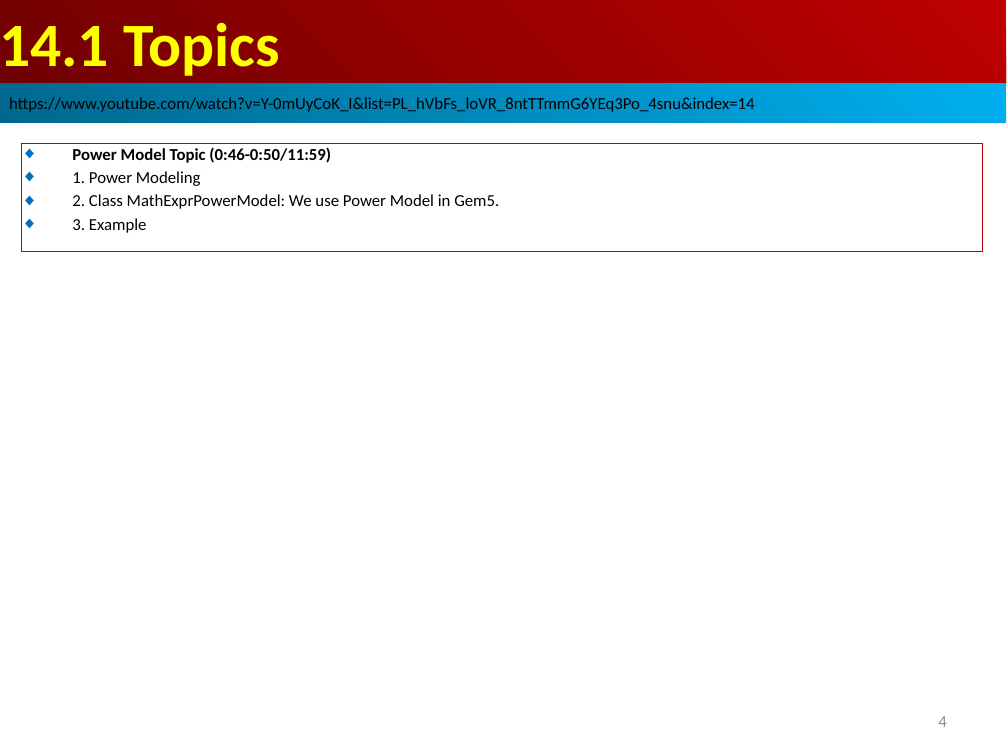
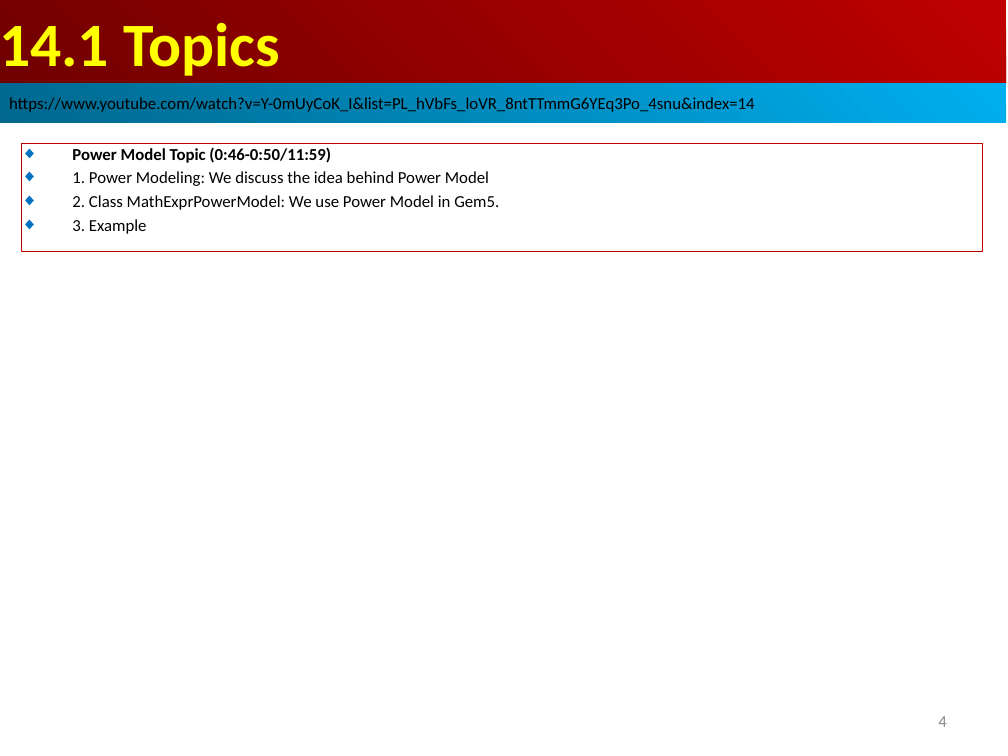
Before and after one commit to peterhchen/AIU_CS850_Gem5_McPAT, a slide deck: slide 4 of 050_Gem5/014.PwrMod/000_Video/014.PowerModel.ppt. Drawn at 1008x756 pixels with LibreOffice and Linux fonts; fonts in the diff are those of the drawing. Boxes give left, top, right and bottom in pixels: in the first picture for what was removed or moved away, otherwise in the second. Text is boxed around its words. In the diff, an @@ line names an element or a change of style, - is before the commit and + after.

```diff
--- a/050_Gem5/014.PwrMod/000_Video/014.PowerModel.ppt
+++ b/050_Gem5/014.PwrMod/000_Video/014.PowerModel.ppt
@@ text in rectangle at box(72, 171, 489, 186): text changed @@
-◆ 1. Power Modeling
+◆ 1. Power Modeling: We discuss the idea behind Power Model
```
Also in this commit, not shown: 2 other slides changed, 2 slides added.
